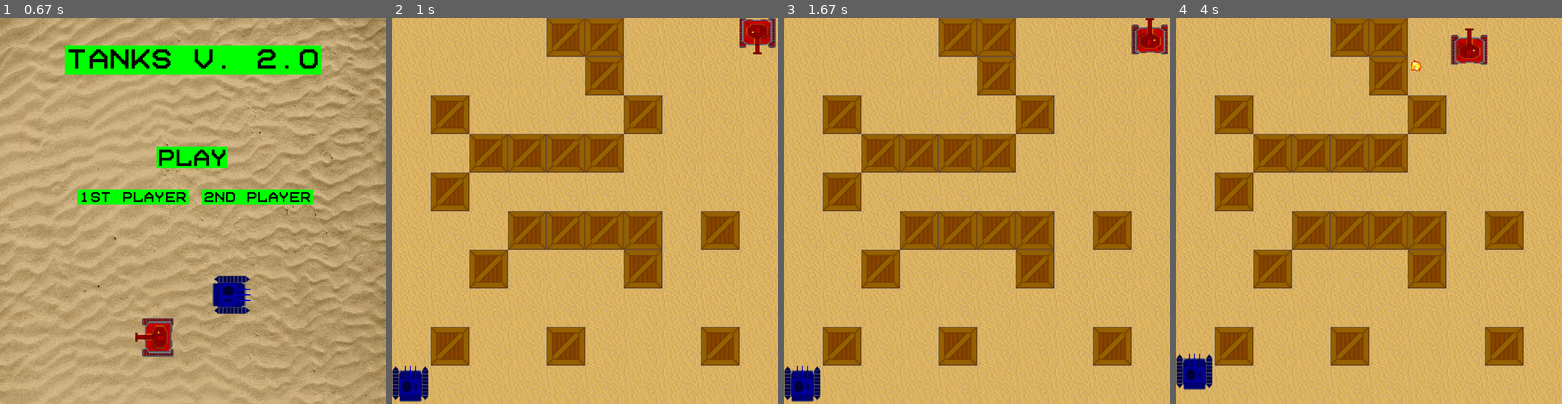
Above: before the commit, frames 1-4 (left to right).
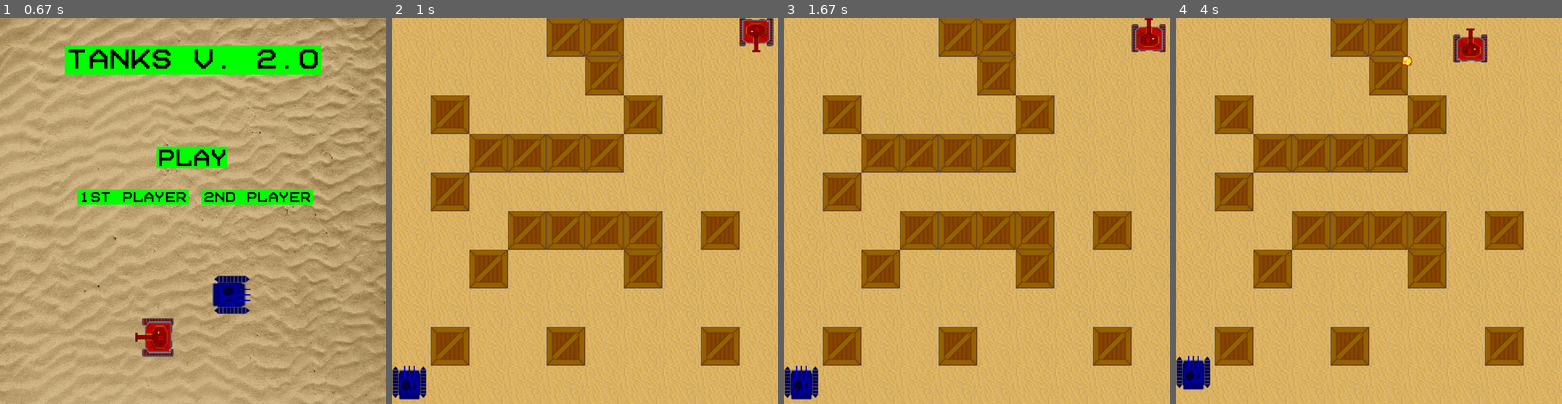
Above: after the commit, the same moments.

Repository: Artem468/pygame_project
Game: pygame game, started from main.py
The game is run twice, just before and just after one commit, with the same random seed, the same clock (stepped at 60 frames per second) and the same inputs.
Inputs:
- Up to frame 1 (0.67 s): no input
- Up to frame 2 (1 s): click "Play" at 0.88 s
- Up to frame 3 (1.67 s): hold Up 1.17-1.63 s
- Up to frame 4 (4 s): hold Right 1.67-2.13 s; hold D 1.67-2.13 s; hold Left 2.17-2.7 s; hold A 2.17-2.7 s; hold Down 2.73-3.03 s; hold S 2.73-3.03 s; hold Left 3.07-3.47 s; hold A 3.07-3.47 s; tap Right Shift at 3.5 s; hold Up from 3.83 s (still down); hold W from 3.83 s (still down)

Frame 1 is identical in both runs. In frame 2, 0.8% of the frame differs, in the area x 0-100%, y 0-100%; in frame 3, 0.8%; in frame 4, 0.9%, in the area x 0-81%, y 2-97%.

Commit message:
Add files via upload

Diff:
--- a/main.py
+++ b/main.py
@@ -375,6 +375,12 @@
 start_screen()
 
 
+def bullet_move(self):
+    if self.timer.get_ticks() - self.time >= 500:
+        self.rect.x, self.rect.y = -100, -100
+        self.flag = False
+
+
 class Bullet(pygame.sprite.Sprite):
     image = load_image('bullet.png')
     image = pygame.transform.scale(image, (15, 35))
@@ -385,13 +391,16 @@
         self.rect = self.image.get_rect()
         self.rect.x, self.rect.y = -100, -100
         self.direction = 'up'
-        self.speed = 5
-        self.flag = False
+        self.speed = 6
+        self.flag_move = False
         self.timer = pygame.time
         self.flag_im = True
+        self.flag = False
 
     def update(self):
         if self.flag:
+            bullet_move(self)
+        if self.flag_move:
             if not pygame.sprite.spritecollideany(self, left_st_wall):
                 if not pygame.sprite.spritecollideany(self, right_st_wall):
                     if not pygame.sprite.spritecollideany(self, up_st_wall):
@@ -413,8 +422,16 @@
                                         self.image = im
                                         self.time = self.timer.get_ticks()
                                         self.flag_im = False
-                                    if self.timer.get_ticks() - self.time >= 500:
-                                        self.rect.x, self.rect.y = -100, -100
+                                        self.flag_move = False
+                                        self.flag = True
+                                        if self.direction == 'left':
+                                            self.rect.move_ip(-35, -30)
+                                        elif self.direction == 'right':
+                                            self.rect.move_ip(-30, -25)
+                                        elif self.direction == 'up':
+                                            self.rect.move_ip(-30, -30)
+                                        elif self.direction == 'down':
+                                            self.rect.move_ip(-30, 0)
                             else:
                                 if self.flag_im:
                                     im = load_image('boom.png')
@@ -422,8 +439,16 @@
                                     self.image = im
                                     self.time = self.timer.get_ticks()
                                     self.flag_im = False
-                                if self.timer.get_ticks() - self.time >= 500:
-                                    self.rect.x, self.rect.y = -100, -100
+                                    self.flag_move = False
+                                    self.flag = True
+                                    if self.direction == 'left':
+                                        self.rect.move_ip(-35, -30)
+                                    elif self.direction == 'right':
+                                        self.rect.move_ip(-30, -25)
+                                    elif self.direction == 'up':
+                                        self.rect.move_ip(-30, -30)
+                                    elif self.direction == 'down':
+                                        self.rect.move_ip(-30, 0)
                         else:
                             if self.flag_im:
                                 im = load_image('boom.png')
@@ -431,8 +456,9 @@
                                 self.image = im
                                 self.time = self.timer.get_ticks()
                                 self.flag_im = False
-                            if self.timer.get_ticks() - self.time >= 500:
-                                self.rect.x, self.rect.y = -100, -100
+                                self.flag_move = False
+                                self.flag = True
+                                self.rect.move_ip(-10, 10)
                     else:
                         if self.flag_im:
                             im = load_image('boom.png')
@@ -440,8 +466,9 @@
                             self.image = im
                             self.time = self.timer.get_ticks()
                             self.flag_im = False
-                        if self.timer.get_ticks() - self.time >= 500:
-                            self.rect.x, self.rect.y = -100, -100
+                            self.flag_move = False
+                            self.flag = True
+                            self.rect.move_ip(-15, 15)
                 else:
                     if self.flag_im:
                         im = load_image('boom.png')
@@ -449,8 +476,9 @@
                         self.image = im
                         self.time = self.timer.get_ticks()
                         self.flag_im = False
-                    if self.timer.get_ticks() - self.time >= 500:
-                        self.rect.x, self.rect.y = -100, -100
+                        self.flag_move = False
+                        self.flag = True
+                        self.rect.move_ip(-10, -10)
             else:
                 if self.flag_im:
                     im = load_image('boom.png')
@@ -458,16 +486,18 @@
                     self.image = im
                     self.time = self.timer.get_ticks()
                     self.flag_im = False
-                if self.timer.get_ticks() - self.time >= 500:
-                    self.rect.x, self.rect.y = -100, -100
+                    self.flag_move = False
+                    self.flag = True
+                    self.rect.move_ip(-20, -10)
+
         if self.rect.x > 900:
-            self.flag = False
+            self.flag_move = False
         elif self.rect.x < -35:
-            self.flag = False
+            self.flag_move = False
         elif self.rect.y > 900:
-            self.flag = False
+            self.flag_move = False
         elif self.rect.y < -40:
-            self.flag = False
+            self.flag_move = False
 
 
 bullet_sprites = pygame.sprite.Group()
@@ -476,7 +506,7 @@
 
 class First_tank(pygame.sprite.Sprite):
     image = load_image(f'{first_player}_tank.png')
-    image = pygame.transform.scale(image, (85, 85))
+    image = pygame.transform.scale(image, (80, 80))
 
     def __init__(self, *group):
         super().__init__(*group)
@@ -589,7 +619,7 @@
                     elif bullet.direction == 'right':
                         bullet.image = pygame.transform.rotate(bullet.image, 270)
                     bullet.direction = 'down'
-                bullet.flag = True
+                bullet.flag_move = True
         self.rect.y += self.speedy
         self.rect.x += self.speedx
         if self.rect.right > 900:
@@ -604,7 +634,7 @@
 
 class Second_tank(pygame.sprite.Sprite):
     image = load_image(f'{second_player}_tank.png')
-    image = pygame.transform.scale(image, (85, 85))
+    image = pygame.transform.scale(image, (80, 80))
     image = pygame.transform.rotate(image, 180)
 
     def __init__(self, *group):
@@ -718,7 +748,7 @@
                     elif bullet.direction == 'right':
                         bullet.image = pygame.transform.rotate(bullet.image, 270)
                     bullet.direction = 'down'
-                bullet.flag = True
+                bullet.flag_move = True
         self.rect.y += self.speedy
         self.rect.x += self.speedx
         if self.rect.right > 900:
@@ -746,6 +776,8 @@
 all_sprites.add(left_st_wall)
 
 start_screen_sound.stop()
+first_pushed_buttons = 0
+second_pushed_buttons = 0
 running = True
 while running:
     clock.tick(FPS)
@@ -758,20 +790,26 @@
             if event.key == pygame.K_w or event.key == pygame.K_s or event.key == pygame.K_a or event.key == pygame.K_d:
                 first_sprites.update('drive')
                 first_selff.drive_flag = True
+                first_pushed_buttons += 1
             if event.key == pygame.K_UP or event.key == pygame.K_DOWN or event.key == pygame.K_LEFT or event.key == pygame.K_RIGHT:
                 second_sprites.update('drive')
                 second_selff.drive_flag = True
+                second_pushed_buttons += 1
             if event.key == pygame.K_LSHIFT:
                 first_sprites.update('fire')
             if event.key == pygame.K_RSHIFT:
                 second_sprites.update('fire')
         elif event.type == pygame.KEYUP:
             if event.key == pygame.K_w or event.key == pygame.K_s or event.key == pygame.K_a or event.key == pygame.K_d:
-                first_drive_sound.stop()
-                first_selff.drive_flag = False
+                first_pushed_buttons -= 1
+                if first_pushed_buttons == 0:
+                    first_drive_sound.stop()
+                    first_selff.drive_flag = False
             if event.key == pygame.K_UP or event.key == pygame.K_DOWN or event.key == pygame.K_LEFT or event.key == pygame.K_RIGHT:
-                second_drive_sound.stop()
-                second_selff.drive_flag = False
+                second_pushed_buttons -= 1
+                if second_pushed_buttons == 0:
+                    second_drive_sound.stop()
+                    second_selff.drive_flag = False
     bullet_sprites.update()
     all_sprites.draw(screen)
     pygame.display.flip()
